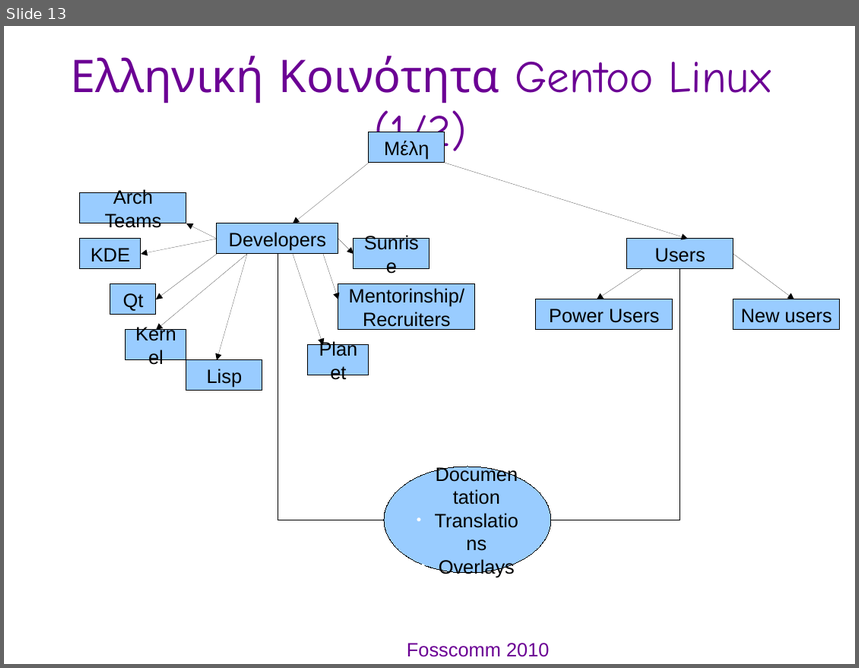
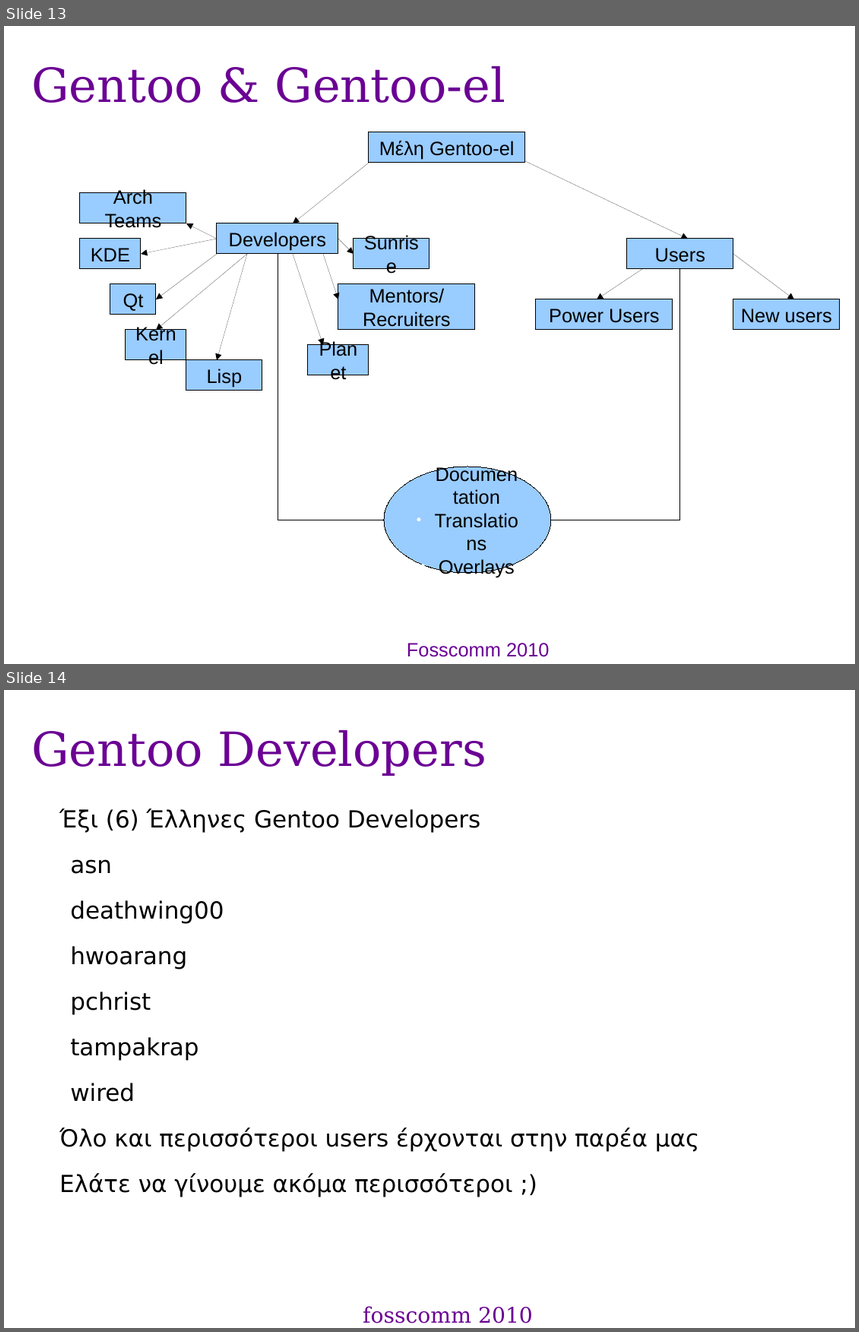
Before and after one commit to gentoo-el/presentations, a slide deck: fosscom-2010_pres.odp. Shown one above the other, each under a label of ours: slide 13 before the commit, slides 13 and 14 after it. The pictures are 859x668 and 859x1332 pixels, drawn with LibreOffice and Linux fonts; fonts in the diff are those of the drawing; background and template pictures are left out. Boxes give left, top, right and bottom in pixels: in the first picture for what was removed or moved away, otherwise in the second. Text is boxed around its words. In the diff, an @@ line names an element or a change of style, - is before the commit and + after.

```diff
--- a/fosscom-2010_pres.odp
+++ b/fosscom-2010_pres.odp
@@ slide 14 added at bbox=[4, 690, 855, 1328], background picture (left out) @@
@@ title added at bbox=[31, 730, 487, 776], 44 pt, text #6B0094 @@
+Gentoo Developers
@@ text added at bbox=[59, 809, 699, 1198], 22 pt, text #000000 @@
+● Έξι (6) Έλληνες Gentoo Developers
+  ● asn
+  ● deathwing00
+  ● hwoarang
+  ● pchrist
+  ● tampakrap
+  ● wired
+● Όλο και περισσότεροι users έρχονται στην παρέα μας
+● Ελάτε να γίνουμε ακόμα περισσότεροι ;)
@@ title added at bbox=[363, 1306, 533, 1324], 20 pt, text #6B0094 @@
+fosscomm 2010
@@ slide 13 changed as well @@
@@ title added at bbox=[31, 66, 506, 103], 44 pt, text #6B0094 @@
+Gentoo & Gentoo-el
@@ text removed at bbox=[70, 56, 771, 161] @@
-Ελληνική Κοινότητα Gentoo Linux (1/2)
@@ rectangle "Μέλη Gentoo-el": place and size @@
-rectangle "Μέλη Gentoo-el" at bbox=[369, 132, 444, 163]
+rectangle "Μέλη Gentoo-el" at bbox=[369, 132, 525, 163]
@@ text in rectangle at bbox=[379, 141, 514, 159]: text changed @@
-Μέλη
+Μέλη Gentoo-el
@@ arrow moved from (445, 163) - (688, 240) to (525, 161) - (688, 240) @@
@@ text in rectangle at bbox=[370, 288, 445, 303]: text changed @@
-Mentorinship/
+Mentors/
```
Also in this commit, not shown: 7 other slides changed, 7 other slides added, 7 slides removed.
